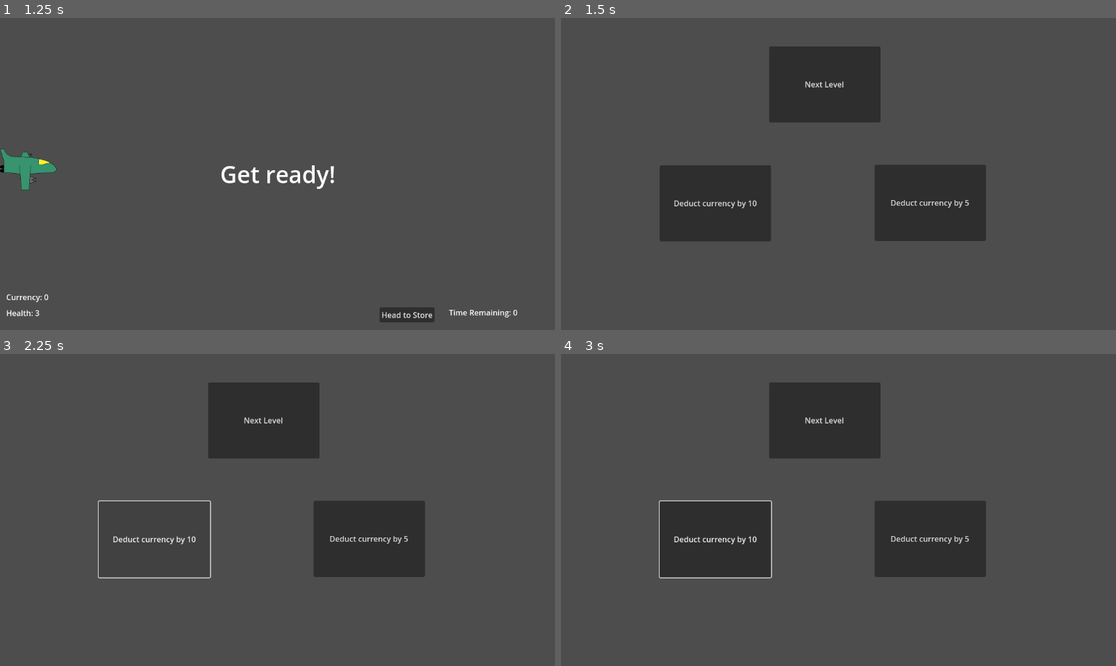
Above: before the commit, frames 1-4 (two rows, left to right).
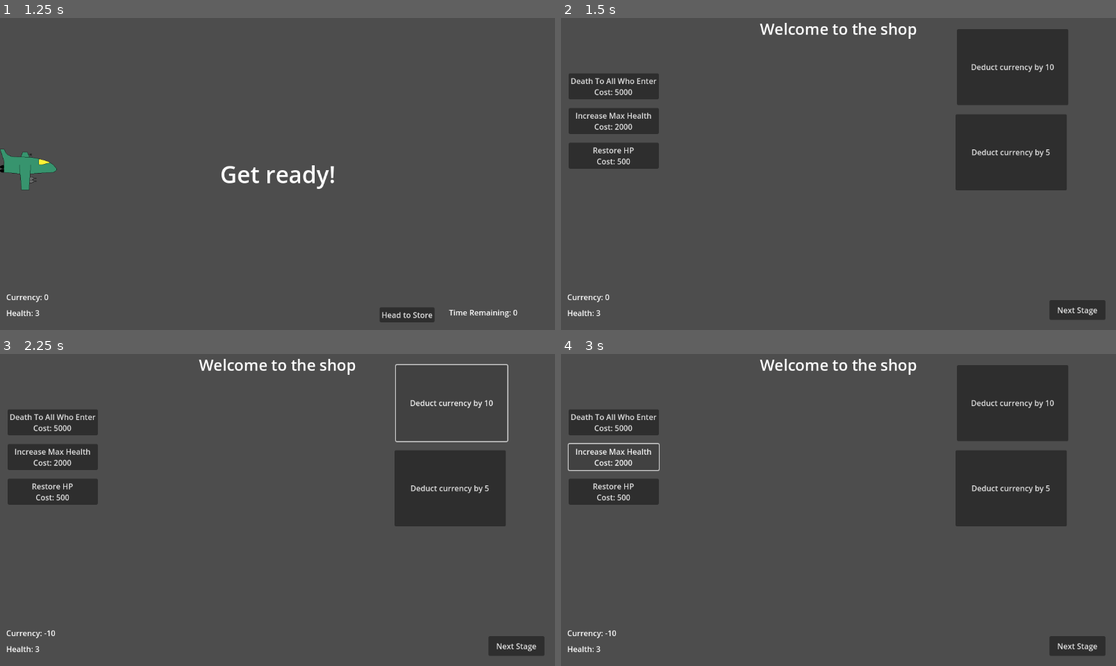
Above: after the commit, the same moments.

Repository: JesseGilbertVA/project-rename
Game: Godot game, scene res://start_menu.tscn
The game is run twice, just before and just after one commit, with the same random seed, the same clock (stepped at 60 frames per second) and the same inputs. The project has no main scene, so this scene is started directly.
Inputs (mouse positions are in pixels of both pictures, inside the frame that each line leads up to):
- Up to frame 1 (1.25 s): click "Start Game" at 0.5 s
- Up to frame 2 (1.5 s): click "Head to Store" at 1.25 s
- Up to frame 3 (2.25 s): click "Deduct currency by 10" at 2 s
- Up to frame 4 (3 s): click (616, 456) at 2.75 s, where only the run after the commit has a clickable "Increase Max Health Cost: 2000"

Frame 1 is identical in both runs. In frame 2, 28% of the frame differs, in the area x 1-99%, y 1-97%; in frame 3, 19%; in frame 4, 27%.

Commit message:
I dont remember what all I changed

Diff:
--- a/Player.gd
+++ b/Player.gd
@@ -34,14 +34,20 @@
 	#position = position.clamp(Vector2.ZERO, screen_size) #SAVING THIS OLD LINE JUST IN CASE
 
 	#base laser
-	if Input.is_action_pressed("shoot") and cooldown <= 0:
-		shoot()
-		cooldown = 0.3
+	if globals.death_to_all == true:
+		if Input.is_action_pressed("shoot"):
+			shoot()
+	else:
+		if Input.is_action_pressed("shoot") and cooldown <= 0:
+			shoot()
+			cooldown = 0.3
 
 
 func _on_body_entered(body):
 	print('player hit')
 	player_hit.emit()
+	globals.player_health -= 1
+	body.queue_free()
 
 # lowercase b is a fucking horrible name for this variable, but basically all we are doing is declaring that as the bullet we are creating
 func shoot():
--- a/Store.gd
+++ b/Store.gd
@@ -9,7 +9,8 @@
 
 # Called every frame. 'delta' is the elapsed time since the previous frame.
 func _process(delta):
-	pass
+	$Health.text = "Health: " + str(globals.player_health)
+	$Currency.text = "Currency: " + str(globals.player_currency)
 
 
 func _on_button_pressed():
@@ -24,7 +25,21 @@
 	print("Playern now has: " + str(globals.player_currency))
 
 
-
-func _on_button_3_pressed():
+func _on_next_stage_pressed():
 	print("Transition back to level stage")
 	get_tree().change_scene_to_file("res://test_scene.tscn")
+
+
+func _on_death_to_all_pressed():
+	if globals.player_currency >= 5000 and globals.death_to_all == false:
+		globals.death_to_all = true
+		globals.player_currency -= 5000
+		print("what have you become...")
+
+
+
+func _on_increase_max_hp_pressed():
+	if globals.player_currency >= 2000:
+		globals.max_player_health += 1
+		globals.player_currency -= 2000
+		globals.player_health = globals.max_player_health
--- a/globals.gd
+++ b/globals.gd
@@ -2,6 +2,8 @@
 
 var player_currency = 0
 var player_health = 3
+var max_player_health = 3
+var death_to_all = false
 
 # Called when the node enters the scene tree for the first time.
 func _ready():
--- a/store.tscn
+++ b/store.tscn
@@ -5,11 +5,19 @@
 [node name="Store" type="Node"]
 script = ExtResource("1_6e33r")
 
+[node name="IncreaseMaxHP" type="Button" parent="."]
+offset_left = 16.0
+offset_top = 187.0
+offset_right = 203.0
+offset_bottom = 241.0
+text = "Increase Max Health
+Cost: 2000"
+
 [node name="Button" type="Button" parent="."]
-offset_left = 205.0
-offset_top = 306.0
-offset_right = 436.0
-offset_bottom = 464.0
+offset_left = 822.0
+offset_top = 23.0
+offset_right = 1053.0
+offset_bottom = 181.0
 text = "Deduct currency by 10"
 
 [node name="Button2" type="Button" parent="."]
@@ -18,24 +26,67 @@
 anchor_top = -1.902
 anchor_right = -0.909
 anchor_bottom = -1.902
-offset_left = 1698.17
-offset_top = 1537.5
-offset_right = 1929.17
-offset_bottom = 1695.5
+offset_left = 1866.17
+offset_top = 1432.5
+offset_right = 2097.17
+offset_bottom = 1590.5
 text = "Deduct currency by 5"
 
-[node name="Button3" type="Button" parent="."]
+[node name="NextStage" type="Button" parent="."]
 anchors_preset = -1
 anchor_left = -0.909
 anchor_top = -1.902
 anchor_right = -0.909
 anchor_bottom = -1.902
-offset_left = 1479.17
-offset_top = 1291.5
-offset_right = 1710.17
-offset_bottom = 1449.5
-text = "Next Level"
+offset_left = 2061.17
+offset_top = 1818.5
+offset_right = 2177.17
+offset_bottom = 1859.5
+text = "Next Stage"
 
+[node name="StoreLabel" type="Label" parent="."]
+anchors_preset = 5
+anchor_left = 0.5
+anchor_right = 0.5
+offset_left = -163.0
+offset_right = 163.0
+offset_bottom = 45.0
+grow_horizontal = 2
+theme_override_font_sizes/font_size = 32
+text = "Welcome to the shop"
+
+[node name="DeathToAll" type="Button" parent="."]
+offset_left = 16.0
+offset_top = 115.0
+offset_right = 203.0
+offset_bottom = 169.0
+text = "Death To All Who Enter
+Cost: 5000"
+
+[node name="RestoreHP" type="Button" parent="."]
+offset_left = 16.0
+offset_top = 259.0
+offset_right = 203.0
+offset_bottom = 313.0
+text = "Restore HP
+Cost: 500"
+
+[node name="Currency" type="Label" parent="."]
+offset_left = 13.0
+offset_top = 568.0
+offset_right = 92.0
+offset_bottom = 591.0
+text = "Currency: "
+
+[node name="Health" type="Label" parent="."]
+offset_left = 13.0
+offset_top = 601.0
+offset_right = 73.0
+offset_bottom = 624.0
+text = "Health: "
+
+[connection signal="pressed" from="IncreaseMaxHP" to="." method="_on_increase_max_hp_pressed"]
 [connection signal="pressed" from="Button" to="." method="_on_button_pressed"]
 [connection signal="pressed" from="Button2" to="." method="_on_button_2_pressed"]
-[connection signal="pressed" from="Button3" to="." method="_on_button_3_pressed"]
+[connection signal="pressed" from="NextStage" to="." method="_on_next_stage_pressed"]
+[connection signal="pressed" from="DeathToAll" to="." method="_on_death_to_all_pressed"]
--- a/test_scene.gd
+++ b/test_scene.gd
@@ -44,3 +44,4 @@
 
 func _on_base_area_body_entered(body):
 	print("Base area entered.")
+	globals.player_health -= 1
